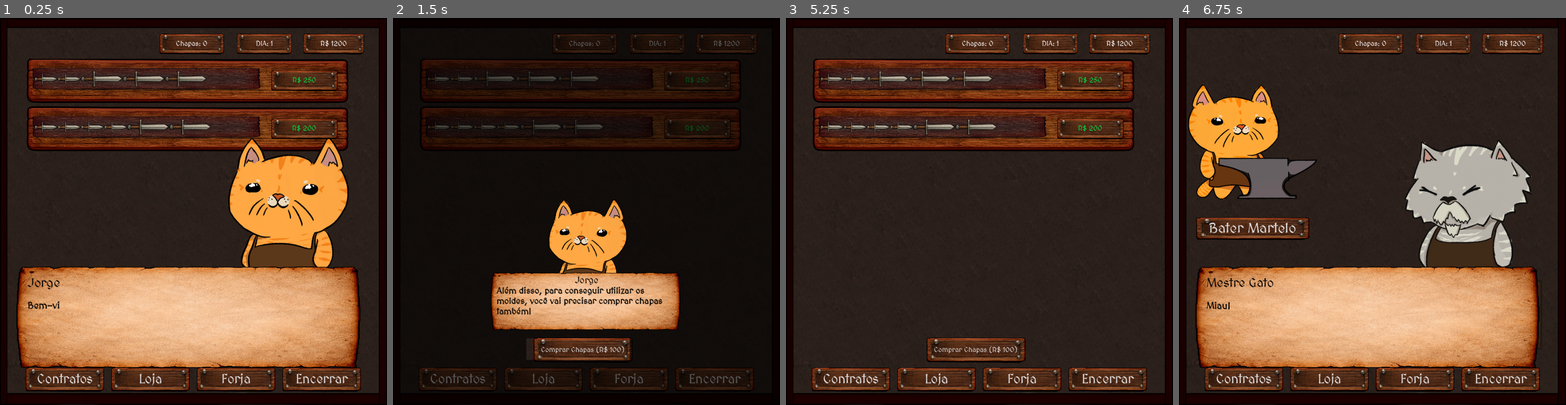
Above: before the commit, frames 1-4 (left to right).
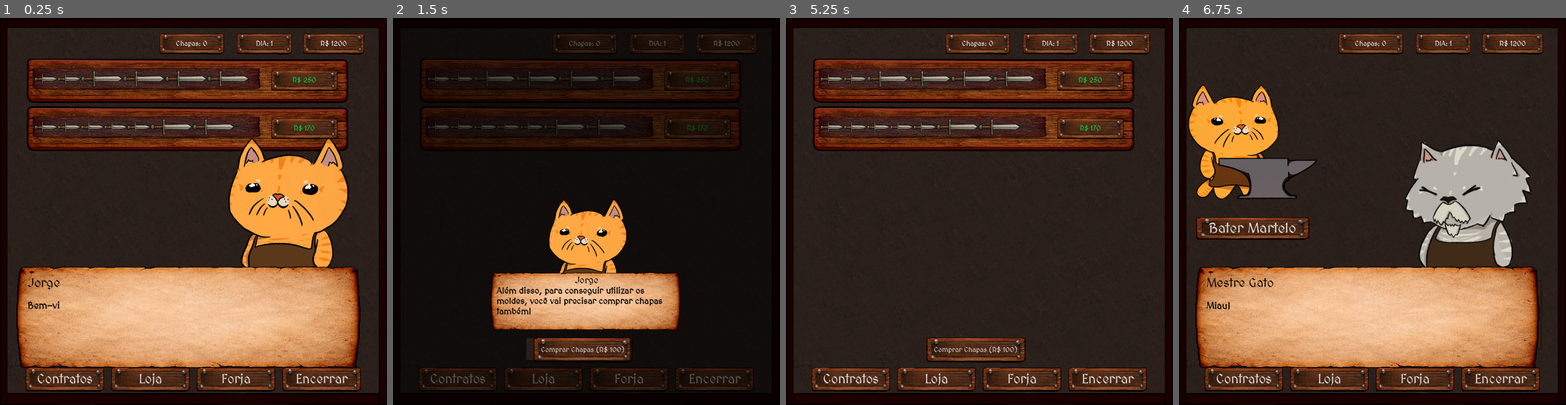
Above: after the commit, the same moments.

Repository: VitaumOS/Jogo_IC-Godot
Game: Godot game, scene res://scene/Cena_Loja.tscn
The game is run twice, just before and just after one commit, with the same random seed, the same clock (stepped at 60 frames per second) and the same inputs. This scene is started directly instead of the project's main scene.
Inputs (mouse positions are in pixels of both pictures, inside the frame that each line leads up to):
- Up to frame 1 (0.25 s): no input
- Up to frame 2 (1.5 s): tap Enter (ui_accept) at 0.5, 0.77, 1.25 s; move the mouse to (671, 192) at 0.52 s; click (671, 192) at 0.67 s; move the mouse to (509, 230) at 1.27 s; click (509, 230) at 1.42 s
- Up to frame 3 (5.25 s): tap Enter (ui_accept) at 1.52, 2.75, 3.77 s; click "Contratos" at 2 s; move the mouse to (1018, 126) at 2.77 s; click (1018, 126) at 2.92 s; move the mouse to (960, 288) at 3.52 s; click (960, 288) at 3.67 s; click "Contratos" at 4.25 s; click "Loja" at 5 s
- Up to frame 4 (6.75 s): click "Loja" at 5.75 s; click "Forja" at 6.5 s

The runs differ from the first frame. In frame 1, 0.6% of the frame differs, in the area x 33-82%, y 13-31%; in frame 2, 0.4%; in frame 3, 0.6%; in frame 4, nothing differs.

Commit message:
arrumando uma porrada de coisa

Diff:
--- a/data_json/contratos.json
+++ b/data_json/contratos.json
@@ -4,18 +4,18 @@
     { "dia": 1, "nome": "Segurança de Taberna", "demanda": [2, 8, 0, 0, 0, 0], "recompensa": 420 },
 
     { "dia": 2, "nome": "Caça aos Ratos", "demanda": [0, 4, 4, 0, 0, 0], "recompensa": 400 },
-    { "dia": 2, "nome": "Caravana de Seda", "demanda": [5, 4, 7, 9, 0, 0], "recompensa": 500 },
-    { "dia": 2, "nome": "Armas para os soldados Reais", "demanda": [9, 12, 7, 12, 0, 0], "recompensa": 550 },
-    { "dia": 2, "nome": "Caravana de Tecidos", "demanda": [11, 8, 5, 5, 0, 0], "recompensa": 600 },
+    { "dia": 2, "nome": "Caravana de Seda", "demanda": [8, 7, 10, 0, 0, 0], "recompensa": 500 },
+    { "dia": 2, "nome": "Armas para os soldados Reais", "demanda": [15, 15, 10, 0, 0, 0], "recompensa": 550 },
+    { "dia": 2, "nome": "Caravana de Tecidos", "demanda": [13, 11, 5, 0, 0, 0], "recompensa": 600 },
 
-    { "dia": 3, "nome": "Supressão de Bandidos", "demanda": [20, 11, 10, 0, 0, 0], "recompensa": 950 },
+    { "dia": 3, "nome": "Supressão de Bandidos", "demanda": [15, 11, 10, 5, 0, 0], "recompensa": 950 },
     { "dia": 3, "nome": "Escolta de Ervanário", "demanda": [25, 2, 30, 4, 0, 0], "recompensa": 1050 },
     { "dia": 3, "nome": "Escolta de Comissários", "demanda": [30, 1, 3, 10, 0, 0], "recompensa": 1250 },
 
     { "dia": 4, "nome": "Vigília Noturna", "demanda": [5, 5, 12, 8, 4, 0], "recompensa": 1400 },
     { "dia": 4, "nome": "Manutenção de Muralhas", "demanda": [11, 6, 11, 3, 6, 0], "recompensa": 1450 },
 
-    { "dia": 5, "nome": "Cerco ao Forte", "demanda": [19, 13, 7, 5, 8, 0], "recompensa": 1950 },
+    { "dia": 5, "nome": "Cerco ao Forte", "demanda": [19, 10, 7, 5, 6, 5], "recompensa": 1950 },
     { "dia": 5, "nome": "Proteção Real", "demanda": [11, 11, 11, 7, 5, 2], "recompensa": 2000 },
 
     { "dia": 6, "nome": "Exploração de Minas", "demanda": [7, 7, 19, 11, 4, 3], "recompensa": 3000 },
--- a/data_json/padroes.json
+++ b/data_json/padroes.json
@@ -1,13 +1,12 @@
 {
   "padroes": [
-    { "dia": 1, "nome": "p1", "composicao": [4, 2, 0, 0, 0, 0], "preco": 200 },
-    { "dia": 1, "nome": "p2", "composicao": [2, 3, 0, 0, 0, 0], "preco": 250 },
+    { "dia": 1, "nome": "p1", "composicao": [5, 2, 0, 0, 0, 0], "preco": 170 },
+    { "dia": 1, "nome": "p2", "composicao": [2, 4, 0, 0, 0, 0], "preco": 250 },
 
     { "dia": 2, "nome": "p3", "composicao": [1, 0, 3, 0, 0, 0], "preco": 120 },
-    { "dia": 2, "nome": "p4", "composicao": [1, 2, 1, 0, 0, 0], "preco": 140 },
     { "dia": 2, "nome": "p5", "composicao": [2, 1, 2, 0, 0, 0], "preco": 160 },
     { "dia": 2, "nome": "p6", "composicao": [0, 2, 1, 0, 0, 0], "preco": 150 },
-    { "dia": 2, "nome": "p7", "composicao": [2, 1, 1, 0, 0, 0], "preco": 130 },
+    { "dia": 2, "nome": "p7", "composicao": [6, 1, 0, 0, 0, 0], "preco": 130 },
 
     { "dia": 3, "nome": "p8", "composicao": [1, 1, 1, 0, 0, 0], "preco": 100 },
     { "dia": 3, "nome": "p9", "composicao": [2, 1, 1, 1, 0, 0], "preco": 200 },
--- a/pulp_solution.json
+++ b/pulp_solution.json
@@ -1,7 +1,7 @@
 {
     "status": "Optimal",
-    "chapas_usadas": 1,
+    "chapas_usadas": 2,
     "plano_corte": {
-        "Padrao_1": 1
+        "Padrao_2": 2
     }
 }
--- a/scene/cena_pontuacao.tscn
+++ b/scene/cena_pontuacao.tscn
@@ -31,14 +31,13 @@
 [node name="PanelContainer" type="PanelContainer" parent="." unique_id=790821855]
 custom_minimum_size = Vector2(0, 300)
 layout_mode = 0
-offset_left = 182.03
-offset_top = 198.72997
-offset_right = 735.0
-offset_bottom = 712.0
+offset_left = 232.0
+offset_top = 216.0
+offset_right = 680.0
+offset_bottom = 672.0
 theme_override_styles/panel = SubResource("StyleBoxTexture_h5dlb")
 
 [node name="VBox" type="VBoxContainer" parent="PanelContainer" unique_id=1136549728]
-custom_minimum_size = Vector2(320, 0)
 layout_mode = 2
 theme_override_constants/separation = 46
 
@@ -61,20 +60,21 @@
 layout_mode = 2
 theme_override_colors/font_color = Color(0, 0, 0, 1)
 theme_override_font_sizes/font_size = 25
-text = "Valor do contrato: R$500"
+text = "Valor do contrato: R$999"
 horizontal_alignment = 1
+vertical_alignment = 1
 
 [node name="Label2" type="Label" parent="PanelContainer/VBox/VboxTexto" unique_id=1840941134]
 layout_mode = 2
 theme_override_colors/font_color = Color(0, 0, 0, 1)
-theme_override_font_sizes/font_size = 24
+theme_override_font_sizes/font_size = 20
 text = "Total de peças marteladas: 10/12"
 horizontal_alignment = 1
 
 [node name="Label3" type="Label" parent="PanelContainer/VBox/VboxTexto" unique_id=95876632]
 layout_mode = 2
 theme_override_colors/font_color = Color(0, 0, 0, 1)
-theme_override_font_sizes/font_size = 24
+theme_override_font_sizes/font_size = 22
 text = "Alcançou o mínimo: Sim (+%20)"
 horizontal_alignment = 1
 
--- a/script/Main.gd
+++ b/script/Main.gd
@@ -191,7 +191,7 @@
 			var tela_dinheiro = cena_resultado_dinheiro.instantiate()
 			$UI.add_child(tela_dinheiro)
 			var texto_minimo = tela_dinheiro.get_node("PanelContainer/VBox/VboxTexto/Label3")
-			texto_minimo.text = "Alcançou o mínimo de chapas: " + ("SIM (+20%)" if alcancou_minimo else "NÃO")
+			texto_minimo.text = "Alcançou o mínimo: " + ("SIM (+20%)" if alcancou_minimo else "NÃO")
 			texto_minimo.modulate = (Color.GREEN if alcancou_minimo else Color.RED)
 			await tela_dinheiro.find_child("Continuar").pressed
 			tela_dinheiro.queue_free()
--- a/script/abas.gd
+++ b/script/abas.gd
@@ -7,11 +7,36 @@
 @onready var popup = $PopUp
 
 
-func _on_contrato_pressed(): get_tree().change_scene_to_file("res://scene/Cena_contratos.tscn")
-func _on_loja_pressed():get_tree().change_scene_to_file("res://scene/Cena_Loja.tscn")
-func _on_forja_pressed():get_tree().change_scene_to_file("res://scene/Cena_1.tscn")
+func organiza_botao(i):
+	Global.cena_contrato = false
+	Global.cena_loja = false
+	Global.cena_main = false
+
+	if i == 0: #contrato
+		Global.cena_contrato = true
+		contrato.disabled=true
+	elif i == 1: #loja
+		Global.cena_loja = true
+		loja.disabled=true
+	elif i == 2: #forja
+		Global.cena_main = true
+		forja.disabled=true
+
+func _on_contrato_pressed():
+	organiza_botao(0)
+	get_tree().change_scene_to_file("res://scene/Cena_contratos.tscn")
+
+func _on_loja_pressed():
+	organiza_botao(1)
+	get_tree().change_scene_to_file("res://scene/Cena_Loja.tscn")
+
+func _on_forja_pressed():
+	organiza_botao(2)
+	get_tree().change_scene_to_file("res://scene/Cena_1.tscn")
+
 func _on_encerrar_pressed():
 	popup.mostrar_confirmacao("Deseja finalizar o dia?")
 	var confirma = await popup.resposta
 	if confirma:
+		organiza_botao(2)
 		get_tree().change_scene_to_file("res://scene/Cena_Resumo.tscn")
--- a/script/telainicial.gd
+++ b/script/telainicial.gd
@@ -14,6 +14,7 @@
 
 func _on_btn_jogar_pressed():
 	Global.dia_atual = 1
+	Global.cena_main = true
 	Global.contratos_concluidos.clear()
 	get_tree().change_scene_to_file(CENA_PRINCIPAL)
 
